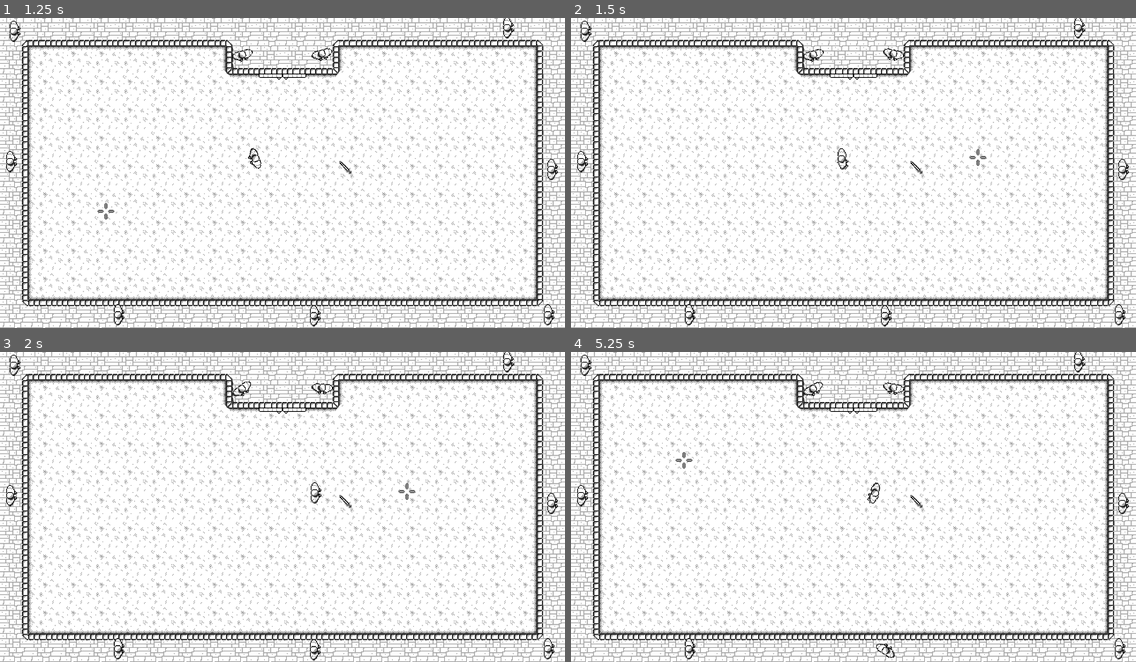
Above: before the commit, frames 1-4 (two rows, left to right).
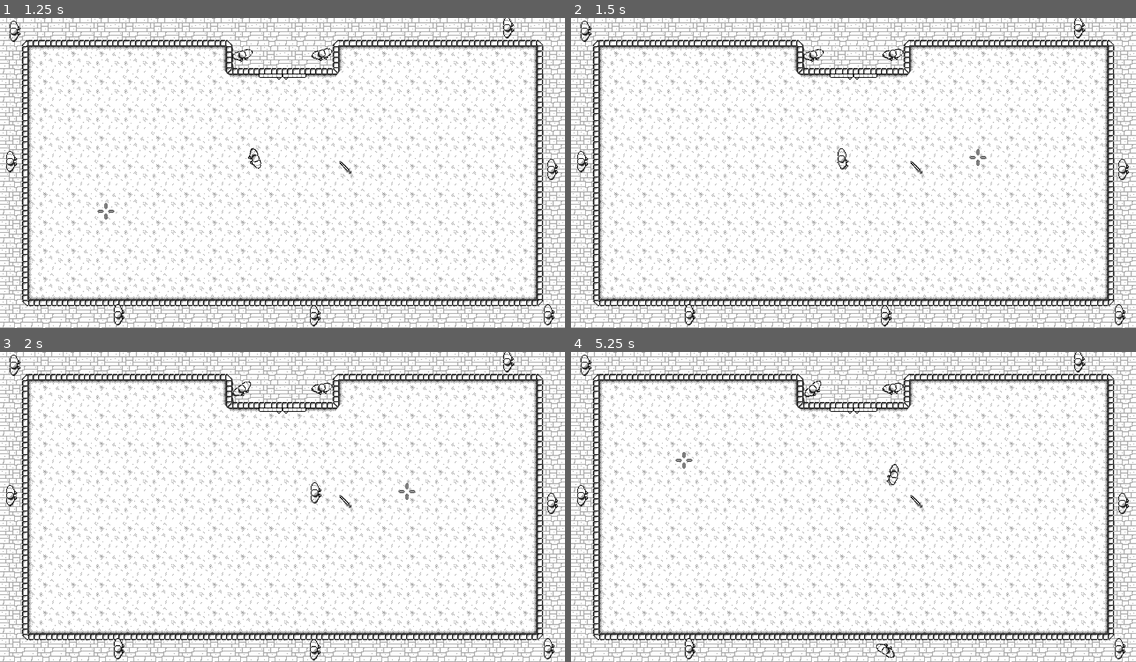
Above: after the commit, the same moments.

Repository: CarlMachado/DarknessFury
Game: Godot game, scene res://scenes/main_menu.tscn
Two runs of this game, one before a commit and one after it. Both use one fixed random seed, a clock stepped at 60 frames per second and the inputs below.
Inputs (mouse positions are in pixels of both pictures, inside the frame that each line leads up to):
- Up to frame 1 (1.25 s): click "Jogar" at 0.5 s
- Up to frame 2 (1.5 s): move the mouse to (977, 157) at 1.27 s; hold D (ui_right) from 1.28 s (still down)
- Up to frame 3 (2 s): keep holding D (ui_right)
- Up to frame 4 (5.25 s): move the mouse to (740, 522) at 2.02 s; release D (ui_right) at 2.03 s; hold S (ui_down) 2.03-2.78 s; move the mouse to (910, 438) at 2.77 s; hold D (ui_right) 2.78-3.53 s; move the mouse to (825, 569) at 3.52 s; hold W (ui_up) 3.53-4.28 s; move the mouse to (1023, 553) at 4.27 s; hold A (ui_left) from 4.28 s (still down); move the mouse to (684, 460) at 5.02 s

Frame 1 is identical in both runs. In frame 2, less than 0.1% of the frame differs, in the area x 55-59%, y 9-14%; in frame 3, less than 0.1%; in frame 4, 0.3%, in the area x 41-59%, y 9-49%.

Commit message:
arma correction

Diff:
--- a/prefabs/player.tscn
+++ b/prefabs/player.tscn
@@ -29,7 +29,6 @@
 } ]
 
 [node name="player" type="KinematicBody2D"]
-collision_mask = 4
 script = ExtResource( 1 )
 
 [node name="col_poly" type="CollisionPolygon2D" parent="."]
--- a/prefabs/spear.tscn
+++ b/prefabs/spear.tscn
@@ -19,7 +19,7 @@
 "speed": 5.0
 } ]
 
-[node name="spear" type="Area2D"]
+[node name="spear" type="StaticBody2D"]
 
 [node name="col_shape" type="CollisionShape2D" parent="."]
 shape = SubResource( 1 )
--- a/project.godot
+++ b/project.godot
@@ -100,12 +100,6 @@
  ]
 }
 
-[layer_names]
-
-2d_physics/layer_1="player"
-2d_physics/layer_2="enemy"
-2d_physics/layer_3="wall"
-
 [rendering]
 
 environment/default_environment="res://default_env.tres"
--- a/scenes/levels/arena.tscn
+++ b/scenes/levels/arena.tscn
@@ -22,7 +22,6 @@
 position = Vector2( 288, 160 )
 
 [node name="enemy_spawns" type="Node" parent="."]
-editor/display_folded = true
 
 [node name="spawn_enemy0" parent="enemy_spawns" instance=ExtResource( 5 )]
 position = Vector2( 34, 30 )
